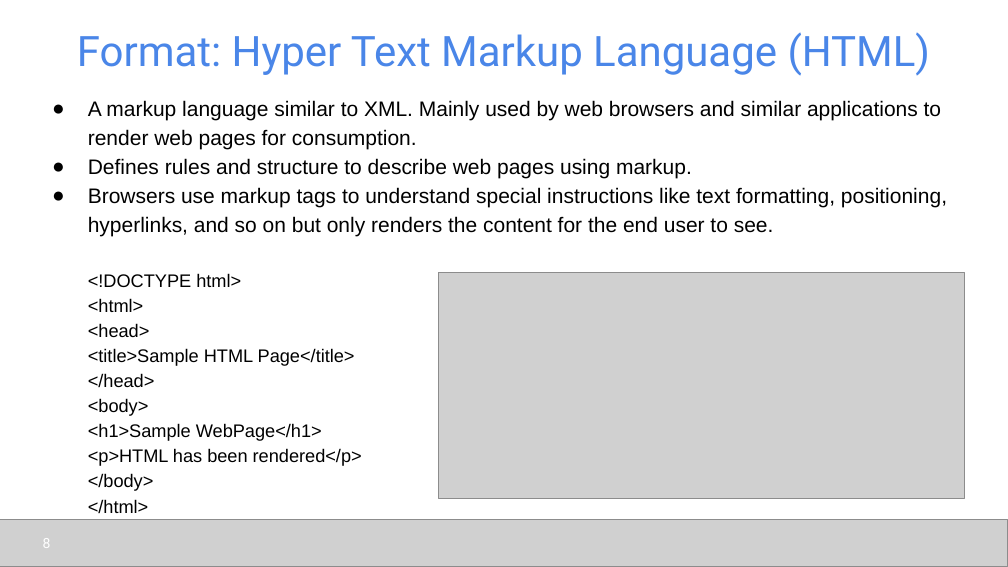
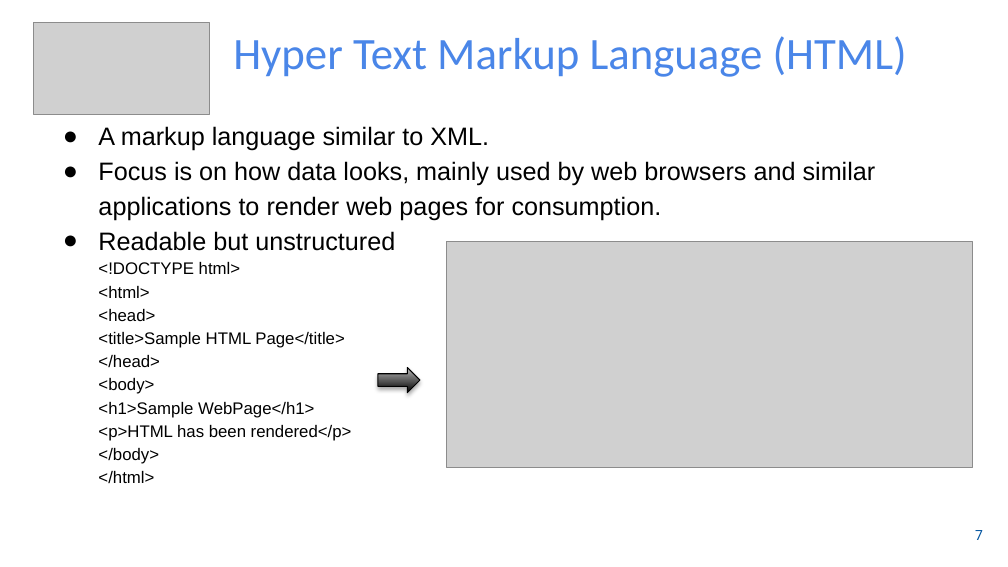
Before and after one commit to udel-cbcb/NIGMS-Sandbox-UD, a slide deck: slide 8 of Submodule_3/Lectures/Submodule_3_Lecture_1_Data_Collection_and_Preparation.pptx. Drawn at 1008x567 pixels with LibreOffice and Linux fonts; fonts in the diff are those of the drawing; grey boxes stand for pictures; background and template pictures are left out. Boxes give left, top, right and bottom in pixels: in the first picture for what was removed or moved away, otherwise in the second. Text is boxed around its words. In the diff, an @@ line names an element or a change of style, - is before the commit and + after.

```diff
--- a/Submodule_3/Lectures/Submodule_3_Lecture_1_Data_Collection_and_Preparation.pptx
+++ b/Submodule_3/Lectures/Submodule_3_Lecture_1_Data_Collection_and_Preparation.pptx
@@ picture added at [33,23,210,115] @@
@@ title at [233,36,907,77]: text changed; size 30 to 32 pt; font Roboto to Calibri @@
-Format: Hyper Text Markup Language (HTML)
+Hyper Text Markup Language (HTML)
@@ text "A markup language similar to ...": place and size @@
-text "A markup language similar to ..." at [88,100,947,513]
+text "A markup language similar to ..." at [98,126,876,483]
@@ text at [98,126,876,251]: text changed; size 15 to 18 pt @@
-● A markup language similar to XML. Mainly used by web browsers and similar applications to render web pages for consumption.
-● Defines rules and structure to describe web pages using markup.
-● Browsers use markup tags to understand special instructions like text formatting, positioning,
-hyperlinks, and so on but only renders the content for the end user to see.
+● A markup language similar to XML.
+● Focus is on how data looks, mainly used by web browsers and similar applications to render web pages for consumption.
+● Readable but unstructured
@@ text at [98,262,352,483]: size 13 to 12 pt in "<!DOCTYPE html>", "<html>", "<head>", "<title>Sample HTML Page</title>" and 6 more places @@
@@ picture: place and size @@
-picture at [438,272,965,498]
+picture at [447,242,973,468]
@@ right arrow added at [378,368,420,393], fill gradient #000000 to #BABABA, outline #000000 0.75 pt @@
@@ picture removed at [0,519,1008,566] @@
@@ page number removed at [43,538,51,548] @@
-8
@@ page number added at [975,530,983,540], 10 pt, text #00539F @@
+7
```
Also in this commit, not shown: 8 other slides changed, 8 slides added, 10 slides removed, 2 other files.
